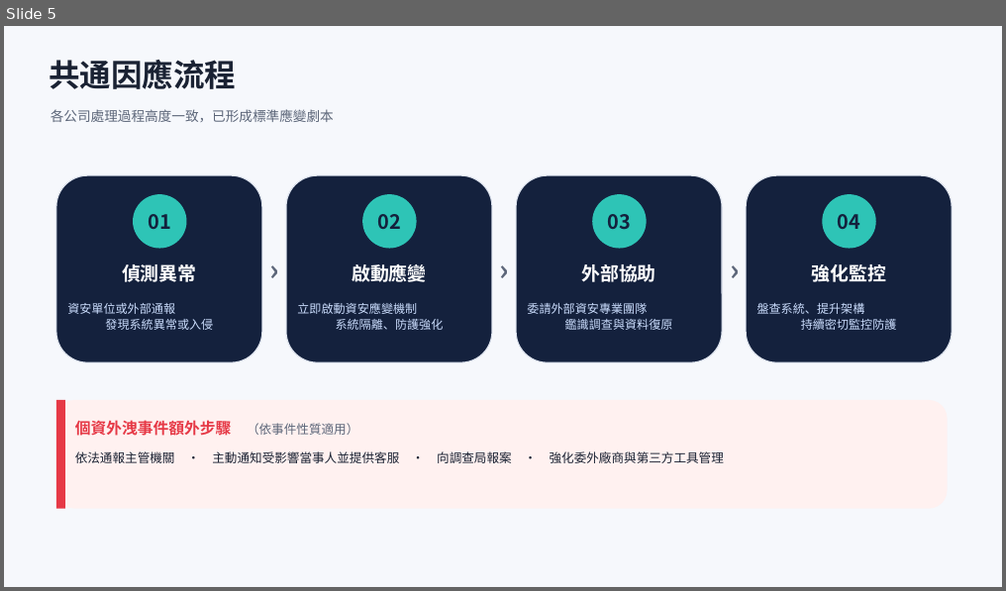
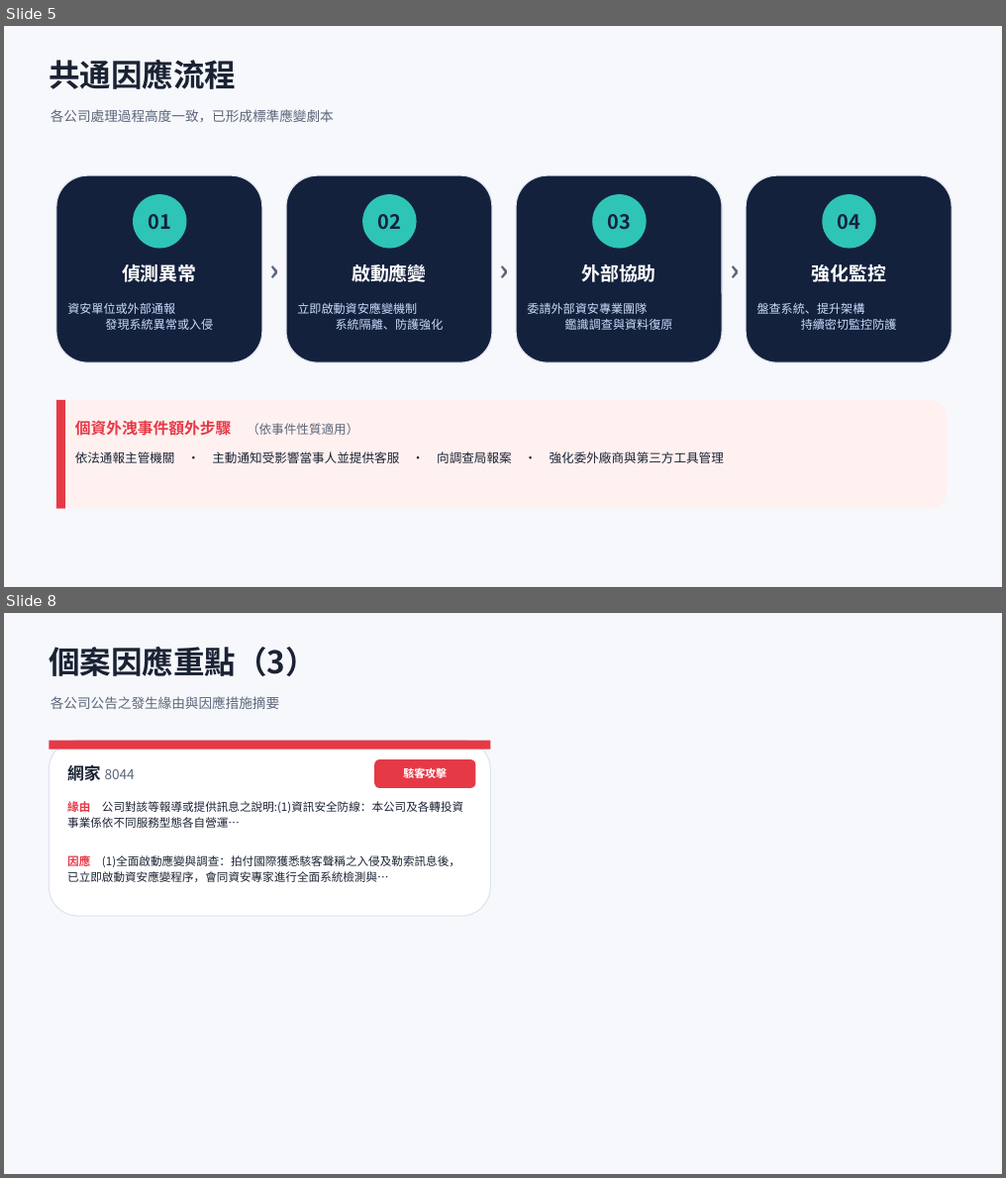
Before and after one commit to Johnnylin77/mops-isec-monitor, a slide deck: 資安事件因應分析.pptx. Shown one above the other, each under a label of ours: slide 5 before the commit, slides 5 and 8 after it; the slides between them are not shown. The pictures are 1006x591 and 1006x1178 pixels, drawn with LibreOffice and Linux fonts; fonts in the diff are those of the drawing. Boxes give left, top, right and bottom in pixels: in the first picture for what was removed or moved away, otherwise in the second. Text is boxed around its words. In the diff, an @@ line names an element or a change of style, - is before the commit and + after.

```diff
--- a/資安事件因應分析.pptx
+++ b/資安事件因應分析.pptx
@@ slide 8 added at (4, 613, 1002, 1174), background #FFFFFF @@
@@ rectangle added at (4, 613, 1002, 1174), fill #F6F8FC @@
@@ text added at (49, 647, 317, 676), 30 pt, text #1A2233, bold @@
+個案因應重點（3）
@@ text added at (51, 696, 279, 709), 13 pt, text #5C6679 @@
+各公司公告之發生緣由與因應措施摘要
@@ rounded rectangle added at (49, 741, 491, 916), fill #FFFFFF, outline #DDE3EE 1 pt @@
@@ rectangle added at (49, 741, 491, 750), fill #E63946 @@
@@ rounded rectangle added at (374, 760, 475, 788), fill #E63946 @@
@@ text added at (67, 765, 135, 781), 13 pt, text #5C6679 @@
+網家 8044
@@ text added at (403, 766, 447, 781), 10.5 pt, text #FFFFFF, bold @@
+駭客攻擊
@@ text added at (67, 801, 463, 828), 11 pt, text #1A2233 @@
+緣由 公司對該等報導或提供訊息之說明:(1)資訊安全防線：本公司及各轉投資事業係依不同服務型態各自營運…
@@ text added at (67, 854, 460, 882), 11 pt, text #1A2233 @@
+因應 (1)全面啟動應變與調查：拍付國際獲悉駭客聲稱之入侵及勒索訊息後，已立即啟動資安應變程序，會同資安專家進行全面系統檢測與…
```
Also in this commit, not shown: 6 slides changed, 2 other files.
